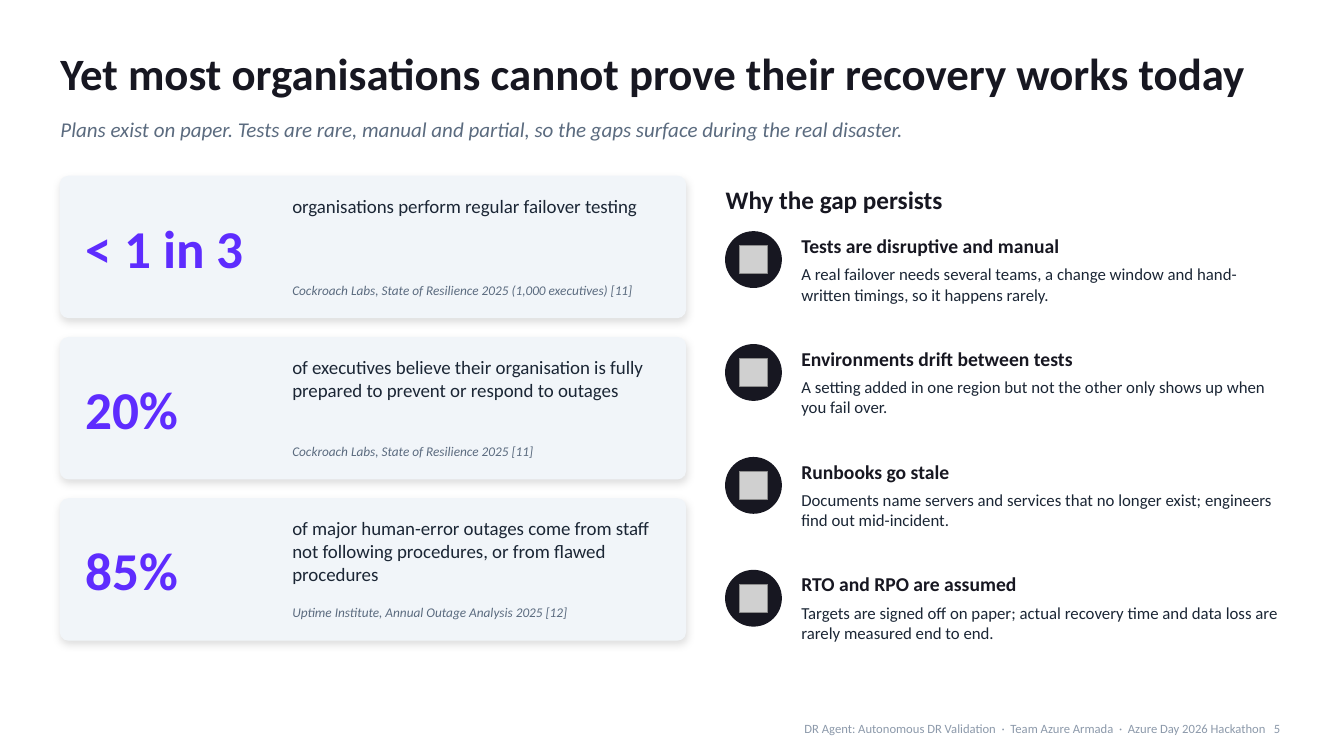
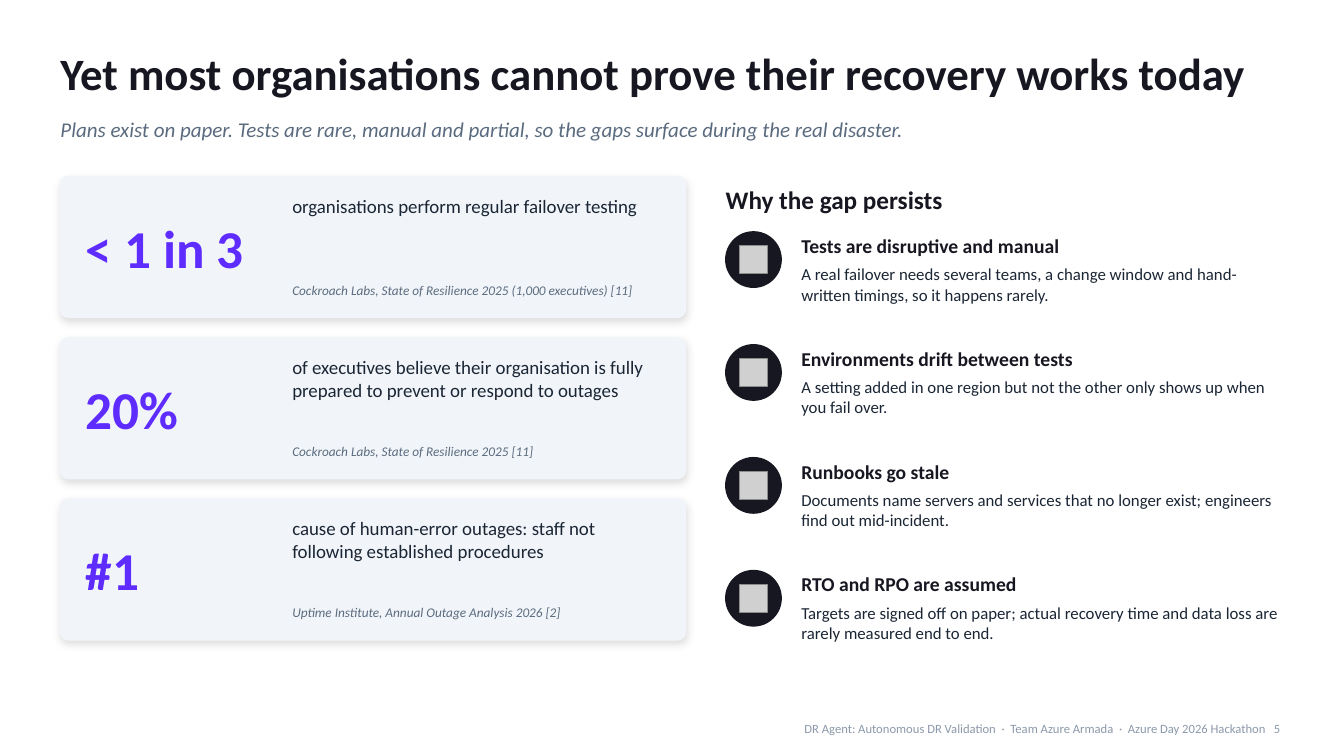
Before and after one commit to kishalr-virtusa/Azure-Armada, a slide deck: slide 5 of docs/deck/DR-Agent-Azure-Day-2026.pptx. Drawn at 1344x756 pixels with LibreOffice and Linux fonts; fonts in the diff are those of the drawing; grey boxes stand for pictures. Boxes give left, top, right and bottom in pixels: in the first picture for what was removed or moved away, otherwise in the second. Text is boxed around its words. In the diff, an @@ line names an element or a change of style, - is before the commit and + after.

```diff
--- a/docs/deck/DR-Agent-Azure-Day-2026.pptx
+++ b/docs/deck/DR-Agent-Azure-Day-2026.pptx
@@ text at bbox=[292, 522, 595, 562]: text changed @@
-of major human-error outages come from staff not following procedures, or from flawed procedures
+cause of human-error outages: staff not following established procedures
@@ text at bbox=[86, 553, 139, 590]: text changed @@
-85%
+#1
@@ text at bbox=[292, 607, 561, 619]: text changed @@
-Uptime Institute, Annual Outage Analysis 2025 [12]
+Uptime Institute, Annual Outage Analysis 2026 [2]
```
Also in this commit, not shown: 6 other slides changed, 2 other files.
